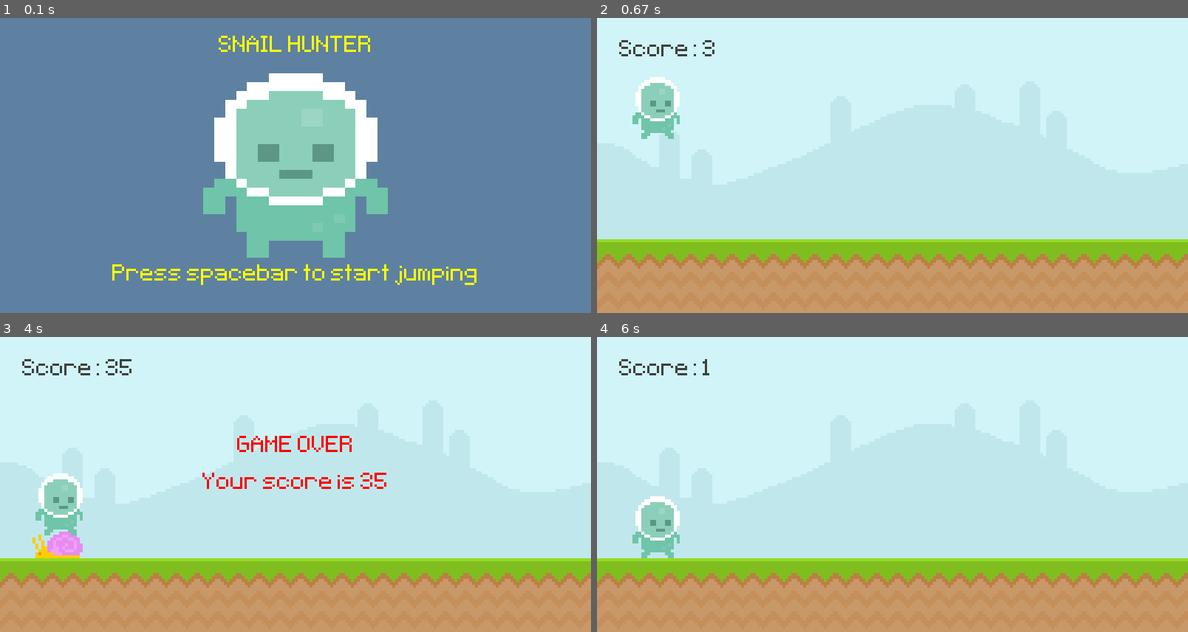
Above: before the commit, frames 1-4 (two rows, left to right).
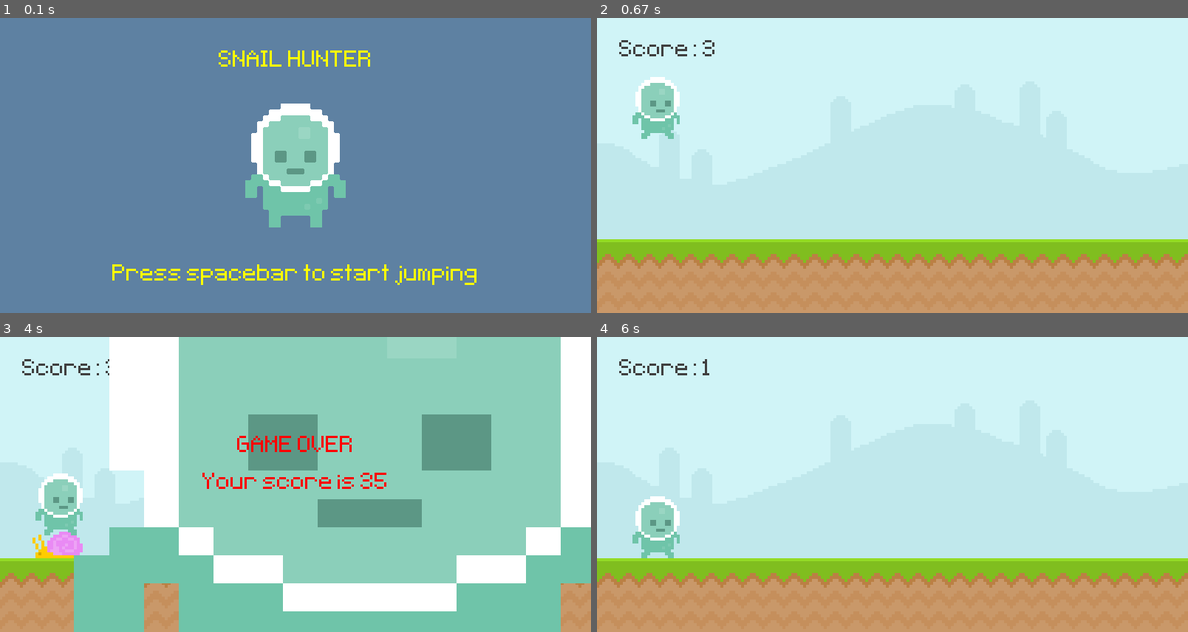
Above: after the commit, the same moments.

Repository: marvneo/pygame-intro
Game: pygame game, started from main.py
Two runs of this game, one before a commit and one after it. Both use one fixed random seed, a clock stepped at 60 frames per second and the inputs below.
Inputs (mouse positions are in pixels of both pictures, inside the frame that each line leads up to):
- Up to frame 1 (0.1 s): no input
- Up to frame 2 (0.67 s): tap Space at 0.33 s
- Up to frame 3 (4 s): click (59, 525) at 1.72 s; click (59, 525) at 3.05 s
- Up to frame 4 (6 s): tap Space at 5.83 s

The runs differ from the first frame. In frame 1, 12% of the frame differs, in the area x 34-66%, y 6-82%; in frame 2, nothing differs; in frame 3, 79%, in the area x 12-100%, y 0-100%; in frame 4, nothing differs.

Commit message:
add game over screen graphics

Diff:
--- a/main.py
+++ b/main.py
@@ -27,11 +27,11 @@
 test_font = pygame.font.Font('font/Pixeltype.ttf', 50)
 # intro screen
 intro_text = test_font.render('SNAIL HUNTER', False, 'yellow').convert()
-intro_text_rect = intro_text.get_rect(center = (400, 40))
+intro_text_rect = intro_text.get_rect(center = (400, 60))
 instruction_text = test_font.render('Press spacebar to start jumping', False, 'yellow').convert()
 instruction_text_rect = instruction_text.get_rect(center = (400, 350))
 player_stand = pygame.image.load('graphics/player/player_stand.png').convert_alpha()
-player_stand = pygame.transform.scale(player_stand,(250,250))
+player_stand = pygame.transform.scale2x(player_stand)
 player_stand_rect = player_stand.get_rect(center = (400,200))
 # creates surface
 sky_surface = pygame.image.load('graphics/Sky.png').convert()
@@ -47,11 +47,10 @@
 player_gravity = 0
 # game over
 game_over_text = test_font.render('GAME OVER', False, 'red').convert()
-
 game_over_rect = game_over_text.get_rect(center =(400,150))
-
-
-
+game_over_stand = pygame.image.load('graphics/player/player_stand.png').convert_alpha()
+game_over_stand = pygame.transform.scale(game_over_stand,(800,800))
+game_over_stand_rect = game_over_stand.get_rect(center = (500,200))
 # runs game
 while True:
 
@@ -102,10 +101,12 @@
 
     else:
         if game_over:
+            screen.blit(game_over_stand, game_over_stand_rect)
             screen.blit(game_over_text, game_over_rect)
             game_over_score_text = test_font.render('Your score is '+ f'{score}', False, 'red').convert()
             game_over_score_rect = game_over_score_text.get_rect(center =(400,200))
             screen.blit(game_over_score_text, game_over_score_rect)
+
             for event in pygame.event.get():
                 if event.type == pygame.QUIT:
                     pygame.quit()
